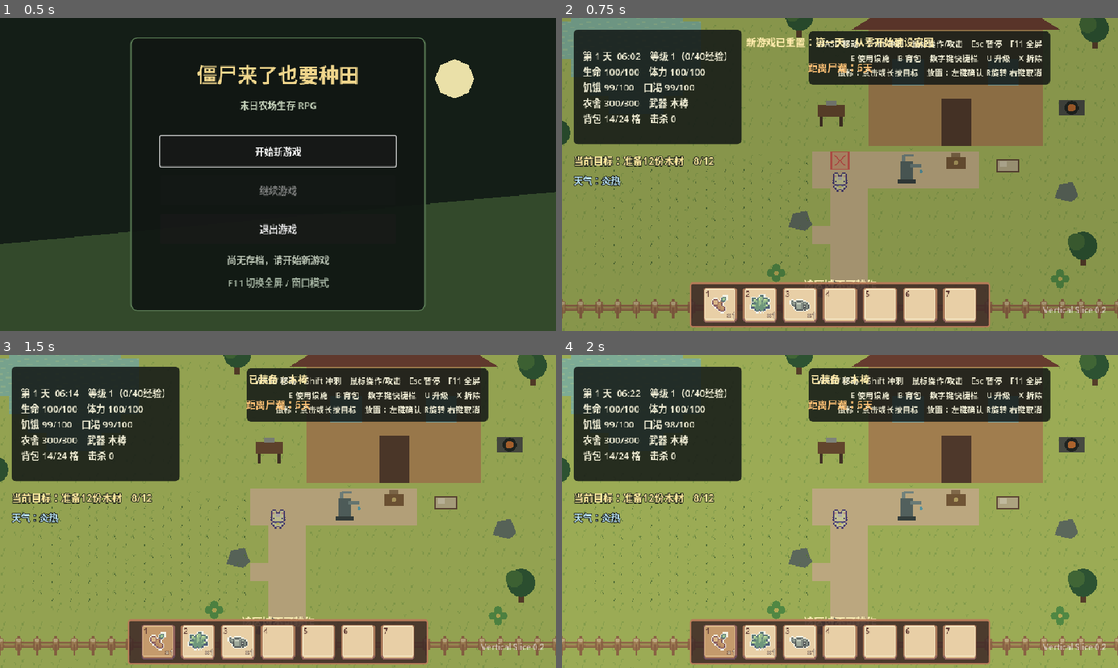
Above: before the commit, frames 1-4 (two rows, left to right).
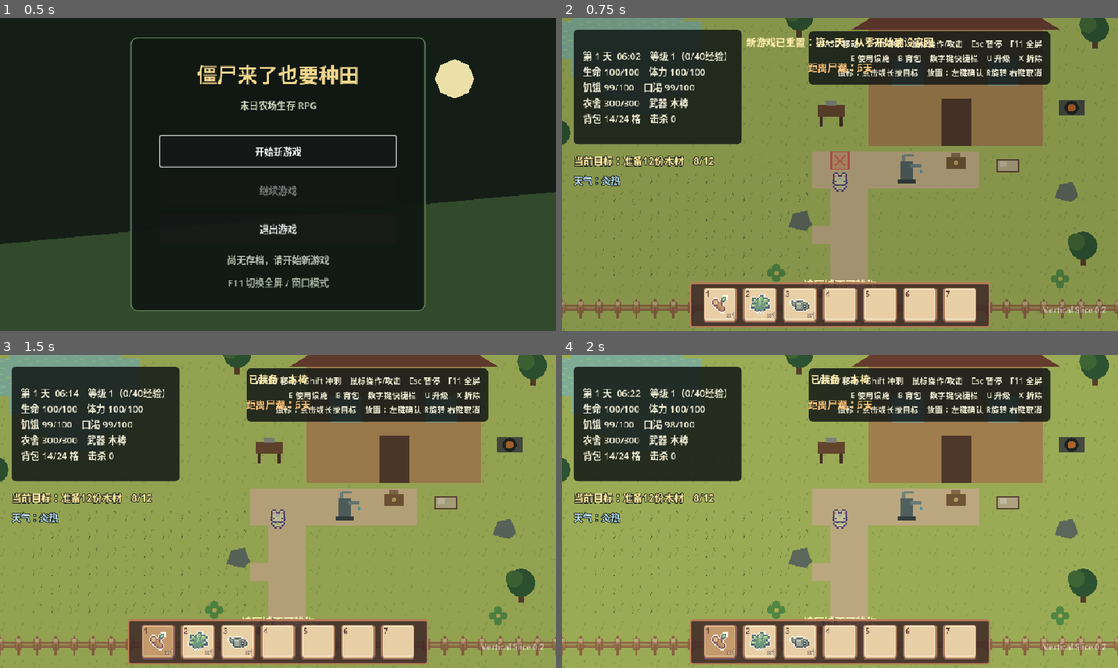
Above: after the commit, the same moments.

Repository: fanfanhappy/zombie-farm-survival
Game: Godot game, scene res://scenes/ui/main_menu.tscn
The game is run twice, just before and just after one commit, with the same random seed, the same clock (stepped at 60 frames per second) and the same inputs.
Inputs:
- Up to frame 1 (0.5 s): no input
- Up to frame 2 (0.75 s): click "开始新游戏" at 0.5 s
- Up to frame 3 (1.5 s): click "×1" at 1.25 s
- Up to frame 4 (2 s): no input

Frame 1 is identical in both runs. In frame 2, 0.3% of the frame differs, in the area x 5-45%, y 46-83%; in frame 3, 0.3%; in frame 4, 0.3%.

Commit message:
修复耕地对齐并启用地形自动拼接

Diff:
--- a/scripts/core/game_controller.gd
+++ b/scripts/core/game_controller.gd
@@ -417,7 +417,7 @@
 		var node := HarvestableResource.new(); node.position = data[1]; add_child(node); node.setup(data[0])
 	for row in 6:
 		for column in 12:
-			var plot := FarmPlot.new(); plot.position = Vector2(224 + column * 32, 428 + row * 32); add_child(plot)
+			var plot := FarmPlot.new(); plot.position = Vector2(224 + column * 32, 448 + row * 32); add_child(plot)
 	var workbench := CraftingStation.new(); workbench.position = Vector2(625, 330); add_child(workbench); workbench.setup("workbench")
 	var kitchen := CraftingStation.new(); kitchen.position = Vector2(1040, 325); add_child(kitchen); kitchen.setup("kitchen")
 	var sleep_point := SleepPoint.new(); sleep_point.position = Vector2(930, 425); add_child(sleep_point)
--- a/scripts/world/environment/world_tilemap.gd
+++ b/scripts/world/environment/world_tilemap.gd
@@ -7,20 +7,24 @@
 const GRASS_TEXTURE := preload("res://assets/art/environment/terrain/terrain_grass_tileset.png")
 const WATER_TEXTURE := preload("res://assets/art/environment/terrain/terrain_water_tileset.png")
 const PATH_TEXTURE := preload("res://assets/art/environment/farming/farm_tilled_dirt_clean_tileset.png")
+const FARMING_TEXTURE := preload("res://assets/art/environment/farming/farm_tilled_dirt_detailed_tileset.png")
 const FENCE_TEXTURE := preload("res://assets/art/environment/defenses/defense_fence_tileset.png")
 
 var ground_layer: TileMapLayer
 var water_layer: TileMapLayer
 var path_layer: TileMapLayer
+var farming_layer: TileMapLayer
 var fence_layer: TileMapLayer
 var grid_cursor: WorldGridCursor
 var cursor_hint := ""
+var connected_farm_cells: Array[Vector2i] = []
 
 
 func _ready() -> void:
 	ground_layer = _create_layer("GroundLayer", GRASS_TEXTURE, Vector2i(11, 7), -20)
 	water_layer = _create_layer("WaterLayer", WATER_TEXTURE, Vector2i(4, 1), -19)
 	path_layer = _create_layer("PathLayer", PATH_TEXTURE, Vector2i(11, 7), -18)
+	farming_layer = _create_farming_terrain_layer()
 	fence_layer = _create_layer("FenceLayer", FENCE_TEXTURE, Vector2i(4, 4), -2)
 	_build_ground()
 	_build_pond()
@@ -34,6 +38,7 @@
 
 
 func _process(_delta: float) -> void:
+	_refresh_farming_terrain()
 	_update_grid_cursor()
 
 
@@ -56,6 +61,86 @@
 	layer.tile_set = tiles
 	add_child(layer)
 	return layer
+
+
+func _create_farming_terrain_layer() -> TileMapLayer:
+	var layer := TileMapLayer.new()
+	layer.name = "FarmingTerrainLayer"
+	layer.position = Vector2(-16.0, -16.0)
+	layer.scale = Vector2(2.0, 2.0)
+	layer.z_index = -16
+	var tiles := TileSet.new()
+	tiles.tile_size = TILE_SIZE
+	tiles.add_terrain_set(0)
+	tiles.set_terrain_set_mode(0, TileSet.TERRAIN_MODE_MATCH_CORNERS_AND_SIDES)
+	tiles.add_terrain(0)
+	tiles.set_terrain_name(0, 0, "tilled_dirt")
+	var atlas := TileSetAtlasSource.new()
+	atlas.texture = FARMING_TEXTURE
+	atlas.texture_region_size = TILE_SIZE
+	var image := FARMING_TEXTURE.get_image()
+	for y in 7:
+		for x in 11:
+			var atlas_coord := Vector2i(x, y)
+			if _alpha_coverage(image, Rect2i(atlas_coord * TILE_SIZE, TILE_SIZE)) <= 0.01:
+				continue
+			atlas.create_tile(atlas_coord)
+			var tile_data := atlas.get_tile_data(atlas_coord, 0)
+			tile_data.terrain_set = 0
+			tile_data.terrain = 0 if _tile_center_is_filled(image, atlas_coord) else -1
+			_apply_terrain_peering_bits(tile_data, image, atlas_coord)
+	tiles.add_source(atlas, 0)
+	layer.tile_set = tiles
+	add_child(layer)
+	return layer
+
+
+func _apply_terrain_peering_bits(tile_data: TileData, image: Image, atlas_coord: Vector2i) -> void:
+	var origin := atlas_coord * TILE_SIZE
+	var checks := {
+		TileSet.CELL_NEIGHBOR_TOP_SIDE: Rect2i(origin + Vector2i(5, 0), Vector2i(6, 2)),
+		TileSet.CELL_NEIGHBOR_RIGHT_SIDE: Rect2i(origin + Vector2i(14, 5), Vector2i(2, 6)),
+		TileSet.CELL_NEIGHBOR_BOTTOM_SIDE: Rect2i(origin + Vector2i(5, 14), Vector2i(6, 2)),
+		TileSet.CELL_NEIGHBOR_LEFT_SIDE: Rect2i(origin + Vector2i(0, 5), Vector2i(2, 6)),
+		TileSet.CELL_NEIGHBOR_TOP_LEFT_CORNER: Rect2i(origin, Vector2i(3, 3)),
+		TileSet.CELL_NEIGHBOR_TOP_RIGHT_CORNER: Rect2i(origin + Vector2i(13, 0), Vector2i(3, 3)),
+		TileSet.CELL_NEIGHBOR_BOTTOM_RIGHT_CORNER: Rect2i(origin + Vector2i(13, 13), Vector2i(3, 3)),
+		TileSet.CELL_NEIGHBOR_BOTTOM_LEFT_CORNER: Rect2i(origin + Vector2i(0, 13), Vector2i(3, 3)),
+	}
+	for neighbor in checks:
+		var threshold := 0.45 if neighbor in [TileSet.CELL_NEIGHBOR_TOP_SIDE, TileSet.CELL_NEIGHBOR_RIGHT_SIDE, TileSet.CELL_NEIGHBOR_BOTTOM_SIDE, TileSet.CELL_NEIGHBOR_LEFT_SIDE] else 0.35
+		if _alpha_coverage(image, checks[neighbor]) > threshold:
+			tile_data.set_terrain_peering_bit(neighbor, 0)
+
+
+func _tile_center_is_filled(image: Image, atlas_coord: Vector2i) -> bool:
+	return _alpha_coverage(image, Rect2i(atlas_coord * TILE_SIZE + Vector2i(5, 5), Vector2i(6, 6))) >= 0.35
+
+
+func _alpha_coverage(image: Image, area: Rect2i) -> float:
+	var filled := 0
+	for y in range(area.position.y, area.end.y):
+		for x in range(area.position.x, area.end.x):
+			if image.get_pixel(x, y).a > 0.38:
+				filled += 1
+	return float(filled) / float(area.size.x * area.size.y)
+
+
+func _refresh_farming_terrain() -> void:
+	if not is_instance_valid(farming_layer):
+		return
+	var next_cells: Array[Vector2i] = []
+	for node in get_tree().get_nodes_in_group("farm_plots"):
+		var plot := node as FarmPlot
+		if plot.state != FarmPlot.PlotState.EMPTY:
+			next_cells.append(Vector2i(roundi(plot.position.x / 32.0), roundi(plot.position.y / 32.0)))
+	next_cells.sort()
+	if next_cells == connected_farm_cells:
+		return
+	connected_farm_cells = next_cells
+	farming_layer.clear()
+	if not connected_farm_cells.is_empty():
+		farming_layer.set_cells_terrain_connect(connected_farm_cells, 0, 0, true)
 
 
 func _build_ground() -> void:
--- a/scripts/world/farming/farm_plot.gd
+++ b/scripts/world/farming/farm_plot.gd
@@ -2,9 +2,6 @@
 extends Node2D
 
 enum PlotState { EMPTY, TILLED, PLANTED, GROWING, READY }
-
-const TILLED_DIRT_TEXTURE := preload("res://assets/art/environment/farming/farm_tilled_dirt_detailed_tileset.png")
-const TILLED_DIRT_REGION := Rect2(0, 0, 16, 16)
 
 var state := PlotState.EMPTY
 var watered := false
@@ -160,10 +157,7 @@
 	if state == PlotState.EMPTY:
 		draw_line(Vector2(-7, 8), Vector2(-5, 3), Color("#668b49"), 1.0)
 		draw_line(Vector2(8, -4), Vector2(6, -9), Color("#668b49"), 1.0)
-	elif state == PlotState.TILLED:
-		draw_texture_rect_region(TILLED_DIRT_TEXTURE, Rect2(-16, -16, 32, 32), TILLED_DIRT_REGION)
 	elif state in [PlotState.PLANTED, PlotState.GROWING, PlotState.READY]:
-		draw_texture_rect_region(TILLED_DIRT_TEXTURE, Rect2(-16, -16, 32, 32), TILLED_DIRT_REGION)
 		var size := 4.0 + growth_days * 3.0
 		var leaf_color := Color("#%s" % crop_data.get("leaf_color", "65a653"))
 		var produce_color := Color("#%s" % crop_data.get("produce_color", "d5b061"))
